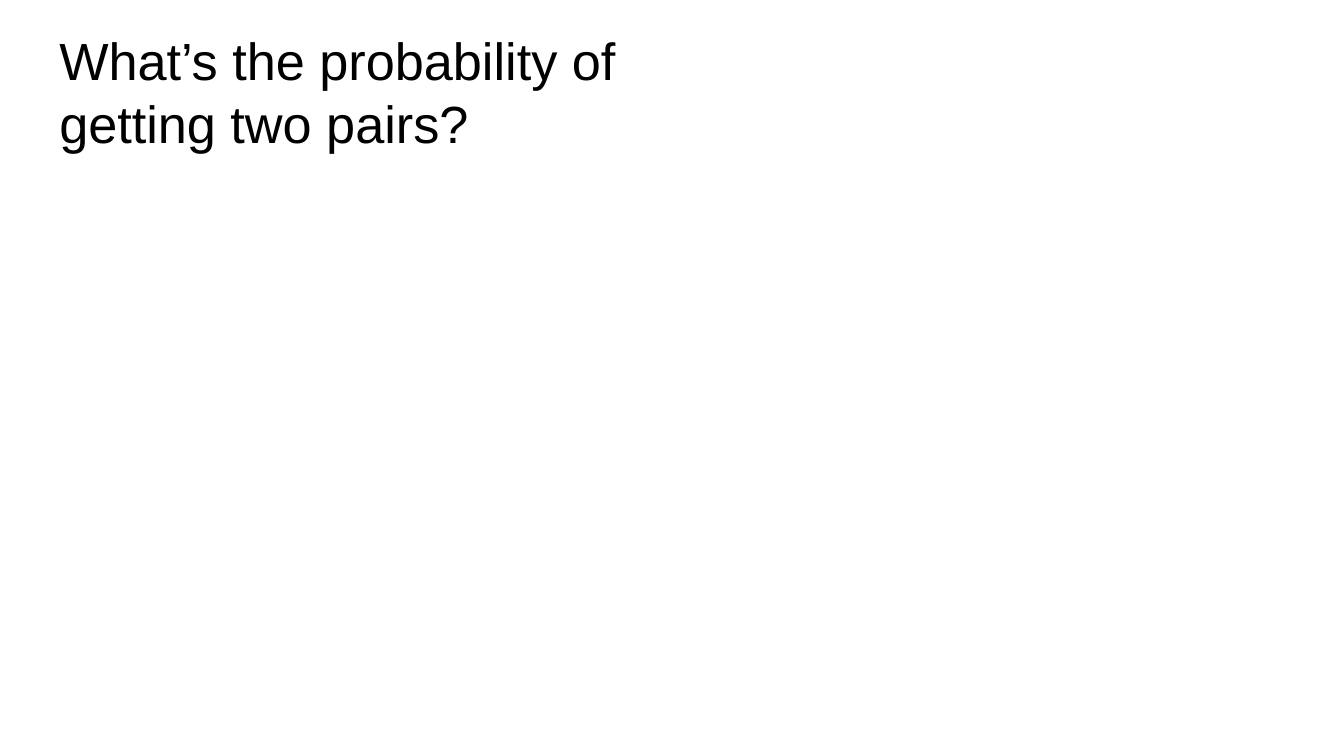
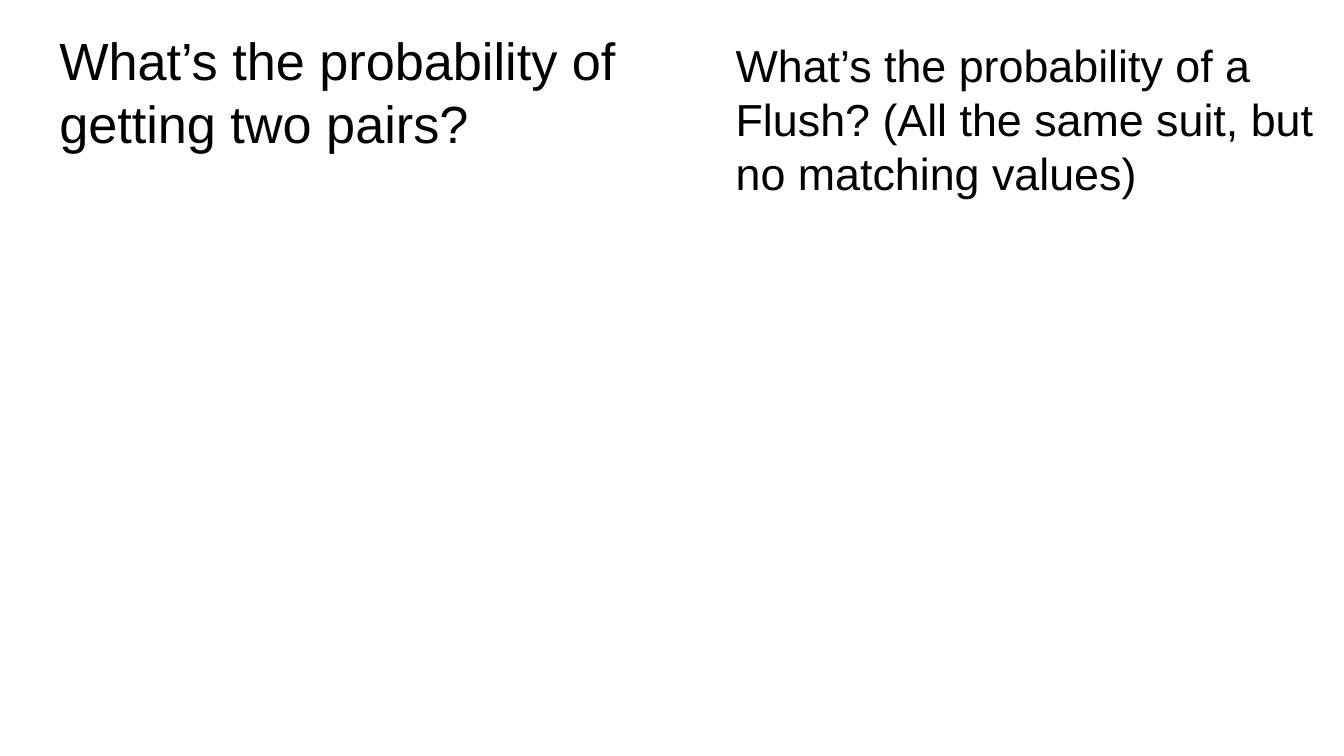
Before and after one commit to matthewsparr/Data-Science-Lessons, a slide deck: slide 15 of Permutations and Combinations/Permutations, Combinations, and Zombies.pptx (slide 14 before the commit). Drawn at 1344x756 pixels with LibreOffice and Linux fonts; fonts in the diff are those of the drawing. Boxes give left, top, right and bottom in pixels: in the first picture for what was removed or moved away, otherwise in the second. Text is boxed around its words. In the diff, an @@ line names an element or a change of style, - is before the commit and + after.

```diff
--- a/Permutations and Combinations/Permutations, Combinations, and Zombies.pptx
+++ b/Permutations and Combinations/Permutations, Combinations, and Zombies.pptx
@@ text added at <box>736,49,1313,199</box>, 24 pt, text #000000 @@
+What’s the probability of a Flush? (All the same suit, but no matching values)
```
Also in this commit, not shown: 1 other slide changed, 1 slide added.
